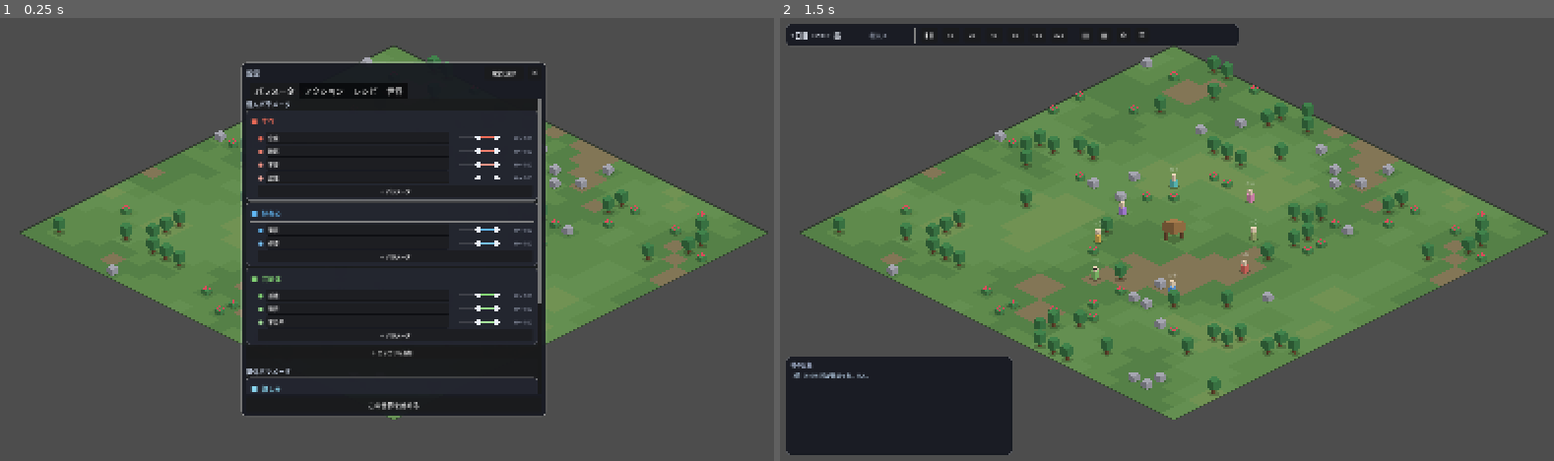
Above: before the commit, frames 1-2 (left to right).
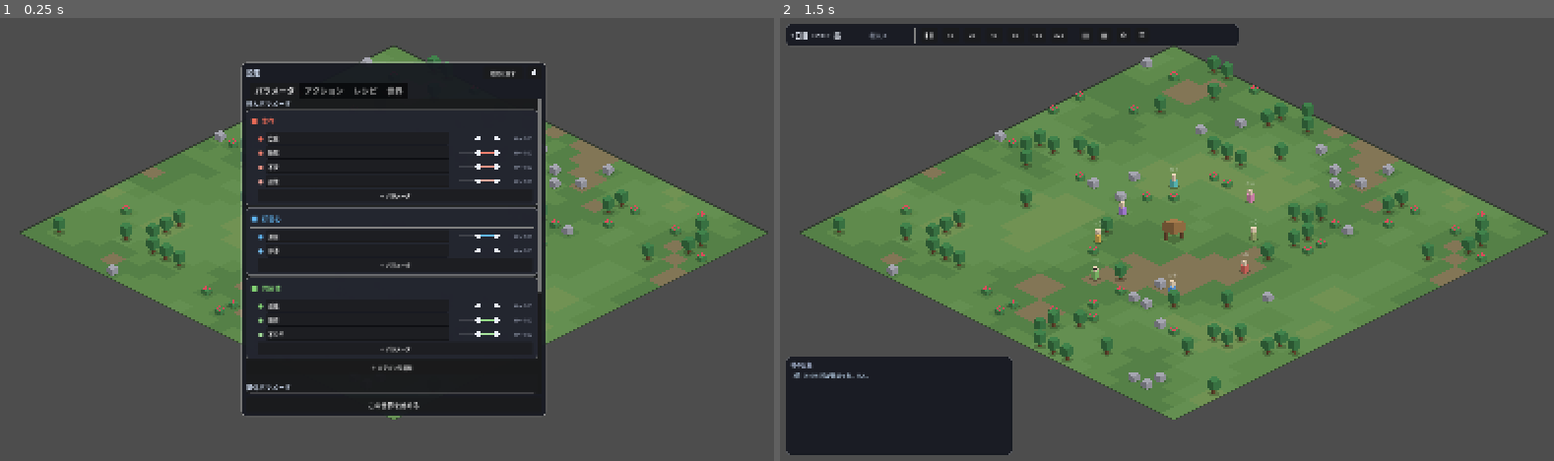
Above: after the commit, the same moments.

Repository: asterisk-cn/world-simulator
Game: Godot game, scene res://scenes/main.tscn
The game is run twice, just before and just after one commit, with the same random seed, the same clock (stepped at 60 frames per second) and the same inputs.
Inputs:
- Up to frame 1 (0.25 s): no input
- Up to frame 2 (1.5 s): click "既定に戻す" at 0.5 s; click "この世界を始める" at 1.25 s

The runs differ from the first frame. In frame 1, 3.3% of the frame differs, in the area x 31-70%, y 11-85%; in frame 2, nothing differs.

Commit message:
削除モードをゴミ箱アイコンに、文字の切れを修正
- 設定右上の × は「ウィンドウを閉じる」に見えるので、ゴミ箱を描いて置き換え
- 入力欄やボタンの高さが日本語の行の高さに足りず、文字の上下が切れていた。
  UIKit.ROW_H で揃え、名前欄の clip_text も外す

Co-Authored-By: Claude Opus 5 <noreply@anthropic.com>

Diff:
--- a/scripts/ui/inspector.gd
+++ b/scripts/ui/inspector.gd
@@ -191,7 +191,7 @@
 		gap.size_flags_horizontal = Control.SIZE_EXPAND_FILL
 		head.add_child(gap)
 		UIKit.icon_button(head, "→", "%s を見る" % other.vname,
-			_jump_to.bind(target_id), 26, 22, 14)
+			_jump_to.bind(target_id), 26, UIKit.ROW_H, 14)
 
 		for d in Schema.pair_params():
 			UIKit.bar_row(box, String(d["label"]),
--- a/scripts/ui/rules_panel.gd
+++ b/scripts/ui/rules_panel.gd
@@ -47,15 +47,9 @@
 	head.add_child(gap)
 
 	_reset_btn = UIKit.button(head, "既定に戻す", _reset_all, 10)
-	_reset_btn.custom_minimum_size = Vector2(80, 22)
-
-	_delete_btn = Button.new()
-	_delete_btn.text = "✕"
-	_delete_btn.tooltip_text = "削除モード"
-	_delete_btn.toggle_mode = true
-	_delete_btn.add_theme_font_size_override("font_size", 14)
-	_delete_btn.custom_minimum_size = Vector2(28, 24)
-	head.add_child(_delete_btn)
+	_reset_btn.custom_minimum_size = Vector2(80, UIKit.ROW_H)
+
+	_delete_btn = UIKit.trash_toggle(head, "削除モード")
 	_delete_btn.toggled.connect(_on_delete_toggled)
 
 	_tabs = TabContainer.new()
@@ -186,7 +180,7 @@
 	else:
 		head.add_child(UIKit.label(cat, 13, col))
 	if _can_delete():
-		UIKit.icon_button(head, "✕", "%s を消す" % cat, _del_category.bind(scope, cat), 26, 22, 13)
+		UIKit.icon_button(head, "✕", "%s を消す" % cat, _del_category.bind(scope, cat), 26, UIKit.ROW_H, 13)
 
 	box.add_child(HSeparator.new())
 
@@ -214,7 +208,7 @@
 	le.add_theme_font_size_override("font_size", 13)
 	le.add_theme_color_override("font_color", col)
 	le.size_flags_horizontal = Control.SIZE_EXPAND_FILL
-	le.custom_minimum_size = Vector2(80, 24)
+	le.custom_minimum_size = Vector2(80, UIKit.ROW_H + 2)
 	var flat := StyleBoxFlat.new()
 	flat.bg_color = Color(0, 0, 0, 0)
 	flat.content_margin_left = 2
@@ -248,7 +242,7 @@
 	le.text = String(def["label"])
 	le.add_theme_font_size_override("font_size", 11)
 	le.size_flags_horizontal = Control.SIZE_EXPAND_FILL
-	le.custom_minimum_size = Vector2(70, 22)
+	le.custom_minimum_size = Vector2(70, UIKit.ROW_H)
 	row.add_child(le)
 	le.text_changed.connect(_set_label.bind(def))
 
@@ -257,7 +251,7 @@
 
 	if _can_delete():
 		UIKit.icon_button(row, "✕", "%s を消す" % String(def["label"]),
-			_del_param.bind(pid), 26, 22, 13)
+			_del_param.bind(pid), 26, UIKit.ROW_H, 13)
 
 
 func _add_category(scope: String) -> void:
@@ -334,12 +328,12 @@
 		le.text = String(act["label"])
 		le.add_theme_font_size_override("font_size", 11)
 		le.size_flags_horizontal = Control.SIZE_EXPAND_FILL
-		le.custom_minimum_size = Vector2(80, 22)
+		le.custom_minimum_size = Vector2(80, UIKit.ROW_H)
 		name_row.add_child(le)
 		le.text_changed.connect(_set_a_label.bind(act))
 		if _can_delete():
 			UIKit.icon_button(name_row, "✕", "%s を消す" % String(act["label"]),
-				_del_action.bind(aid), 26, 22, 13)
+				_del_action.bind(aid), 26, UIKit.ROW_H, 13)
 
 		UIKit.option_row(box, "タイプ", kinds, kind_labels, kind, _set_kind.bind(act), 48)
 
@@ -451,14 +445,14 @@
 			le.text = String(rec["label"])
 			le.add_theme_font_size_override("font_size", 12)
 			le.size_flags_horizontal = Control.SIZE_EXPAND_FILL
-			le.custom_minimum_size = Vector2(80, 22)
+			le.custom_minimum_size = Vector2(80, UIKit.ROW_H)
 			head.add_child(le)
 			le.text_changed.connect(_rename_recipe.bind(rid))
 		else:
 			head.add_child(UIKit.label(String(rec["label"]), 12, Color(0.9, 0.92, 0.98)))
 		if _can_delete():
 			UIKit.icon_button(head, "✕", "%s を消す" % String(rec["label"]),
-				_del_recipe.bind(rid), 26, 22, 13)
+				_del_recipe.bind(rid), 26, UIKit.ROW_H, 13)
 
 		box.add_child(HSeparator.new())
 
--- /dev/null
+++ b/scripts/ui/trash_icon.gd
@@ -0,0 +1,36 @@
+class_name TrashIcon
+extends Control
+## 削除モードの目印。× だと「閉じる」に見えてしまうので、ゴミ箱を描く。
+## 角は世界のブロックと同じ Iso.rounded で丸める。
+
+var tint := Color(0.88, 0.90, 0.94)
+
+
+func _ready() -> void:
+	mouse_filter = Control.MOUSE_FILTER_IGNORE
+
+
+func _draw() -> void:
+	var c := size * 0.5
+	var w := 10.0
+	var h := 11.0
+
+	# 取っ手
+	draw_colored_polygon(Iso.rounded(_quad(
+		c.x - 2.4, c.y - h * 0.62, 4.8, h * 0.16), 0.8), tint)
+	# 蓋
+	draw_colored_polygon(Iso.rounded(_quad(
+		c.x - w * 0.5, c.y - h * 0.46, w, h * 0.18), 1.2), tint)
+	# 本体（下すぼまり）
+	draw_colored_polygon(Iso.rounded(PackedVector2Array([
+		Vector2(c.x - w * 0.40, c.y - h * 0.22),
+		Vector2(c.x + w * 0.40, c.y - h * 0.22),
+		Vector2(c.x + w * 0.30, c.y + h * 0.52),
+		Vector2(c.x - w * 0.30, c.y + h * 0.52),
+	]), 1.6), tint)
+
+
+func _quad(x: float, y: float, w: float, h: float) -> PackedVector2Array:
+	return PackedVector2Array([
+		Vector2(x, y), Vector2(x + w, y), Vector2(x + w, y + h), Vector2(x, y + h)
+	])
--- a/scripts/ui/ui_kit.gd
+++ b/scripts/ui/ui_kit.gd
@@ -6,6 +6,9 @@
 const BG_SOFT := Color(0.14, 0.15, 0.19, 0.94)
 const TEXT := Color(0.88, 0.90, 0.94)
 const TEXT_DIM := Color(0.60, 0.63, 0.70)
+
+## 日本語は英字より行が高い。入力欄やボタンをこれより低くすると文字の上下が切れる。
+const ROW_H := 27
 
 
 static func panel(bg: Color = BG, radius: int = 8) -> PanelContainer:
@@ -67,7 +70,6 @@
 
 	var nm := label(name_text, 11, TEXT)
 	nm.custom_minimum_size = Vector2(name_width, 0)
-	nm.clip_text = true
 	row.add_child(nm)
 
 	var s := HSlider.new()
@@ -130,7 +132,7 @@
 	var b := Button.new()
 	b.text = text
 	b.add_theme_font_size_override("font_size", size)
-	b.custom_minimum_size = Vector2(0, 24)
+	b.custom_minimum_size = Vector2(0, ROW_H)
 	parent.add_child(b)
 	b.pressed.connect(on_press)
 	return b
@@ -138,7 +140,7 @@
 
 ## アイコンだけのボタン。何のボタンかはツールチップで補う。
 static func icon_button(parent: Node, glyph: String, tip: String, on_press: Callable,
-		w: int = 28, h: int = 24, size: int = 15) -> Button:
+		w: int = 28, h: int = ROW_H, size: int = 15) -> Button:
 	var b := Button.new()
 	b.text = glyph
 	b.tooltip_text = tip
@@ -149,6 +151,19 @@
 	return b
 
 
+## 削除モードの切り替え。× は「閉じる」に見えるのでゴミ箱を描く。
+static func trash_toggle(parent: Node, tip: String) -> Button:
+	var b := Button.new()
+	b.toggle_mode = true
+	b.tooltip_text = tip
+	b.custom_minimum_size = Vector2(30, ROW_H)
+	parent.add_child(b)
+	var icon := TrashIcon.new()
+	b.add_child(icon)
+	icon.set_anchors_and_offsets_preset(Control.PRESET_FULL_RECT)
+	return b
+
+
 static func line_edit_row(parent: Node, name_text: String, value: String,
 		on_change: Callable, name_width: int = 62) -> LineEdit:
 	var row := HBoxContainer.new()
@@ -161,7 +176,7 @@
 	le.text = value
 	le.add_theme_font_size_override("font_size", 11)
 	le.size_flags_horizontal = Control.SIZE_EXPAND_FILL
-	le.custom_minimum_size = Vector2(80, 22)
+	le.custom_minimum_size = Vector2(80, ROW_H)
 	row.add_child(le)
 	le.text_changed.connect(on_change)
 	return le
@@ -179,7 +194,7 @@
 	var opt := OptionButton.new()
 	opt.add_theme_font_size_override("font_size", 11)
 	opt.size_flags_horizontal = Control.SIZE_EXPAND_FILL
-	opt.custom_minimum_size = Vector2(90, 22)
+	opt.custom_minimum_size = Vector2(90, ROW_H)
 	for i in range(keys.size()):
 		opt.add_item(String(labels[i]), i)
 		if String(keys[i]) == current:
Not shown, added: scripts/ui/trash_icon.gd.uid
Not shown, changed: DESIGN.md
